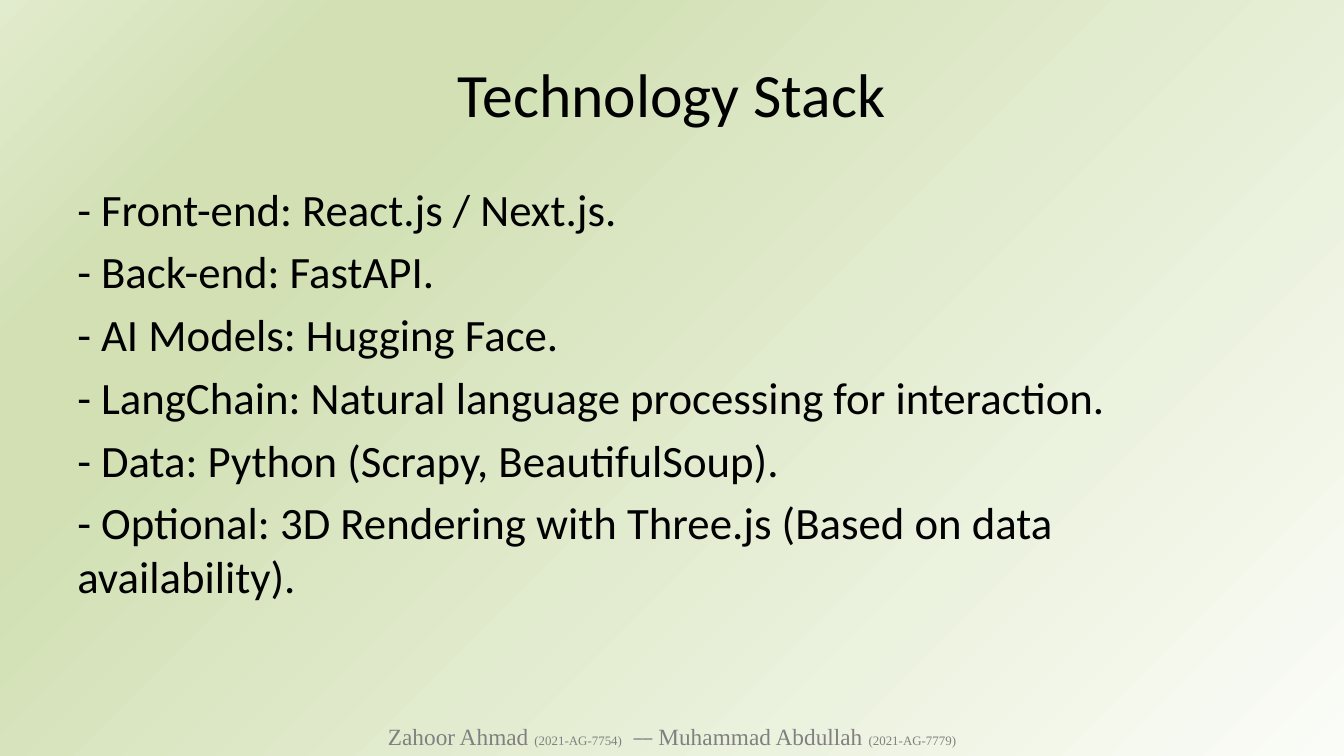
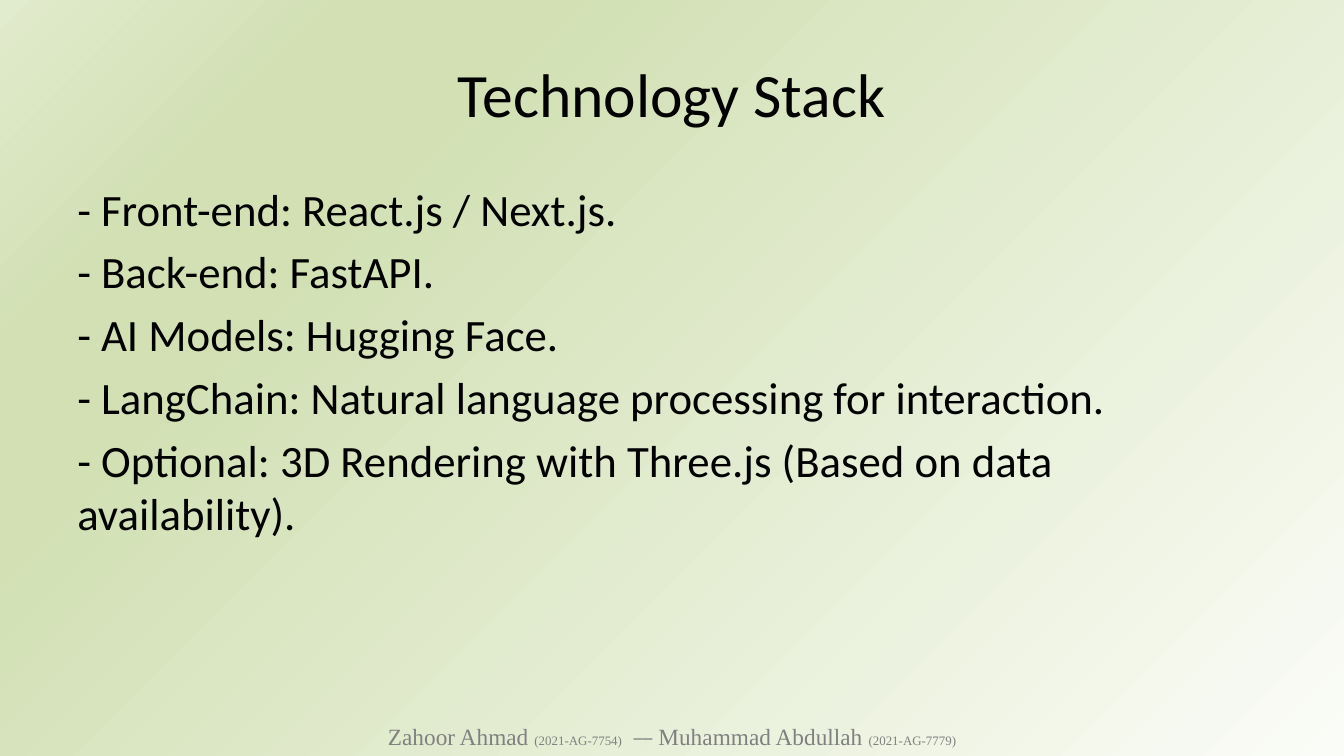
Before and after one commit to zahooronly/FYP, a slide deck: slide 18 of FYP AI Based Ideas Zahoor - Abdullah.pptx. Drawn at 1344x756 pixels with LibreOffice and Linux fonts; fonts in the diff are those of the drawing. Boxes give left, top, right and bottom in pixels: in the first picture for what was removed or moved away, otherwise in the second. Text is boxed around its words. In the diff, an @@ line names an element or a change of style, - is before the commit and + after.

```diff
--- a/FYP AI Based Ideas Zahoor - Abdullah.pptx
+++ b/FYP AI Based Ideas Zahoor - Abdullah.pptx
@@ text at [101,444,778,485]: paragraph removed @@
-- Data: Python (Scrapy, BeautifulSoup).
```
Also in this commit, not shown: 6 other slides changed, 1 other file.
